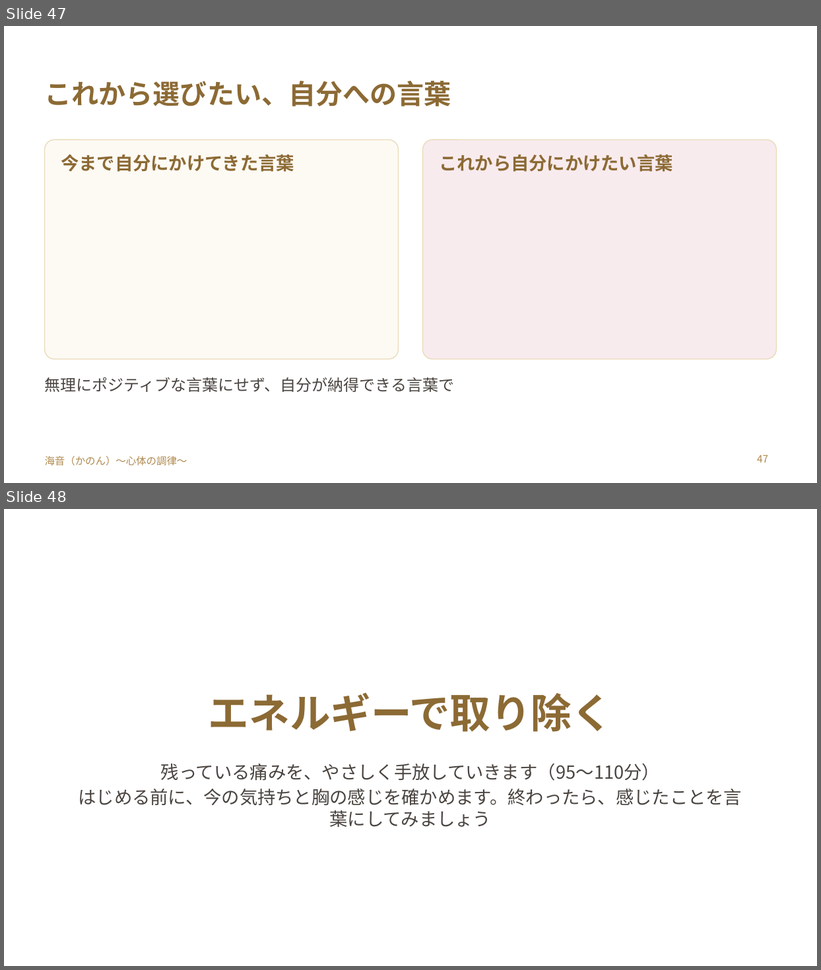
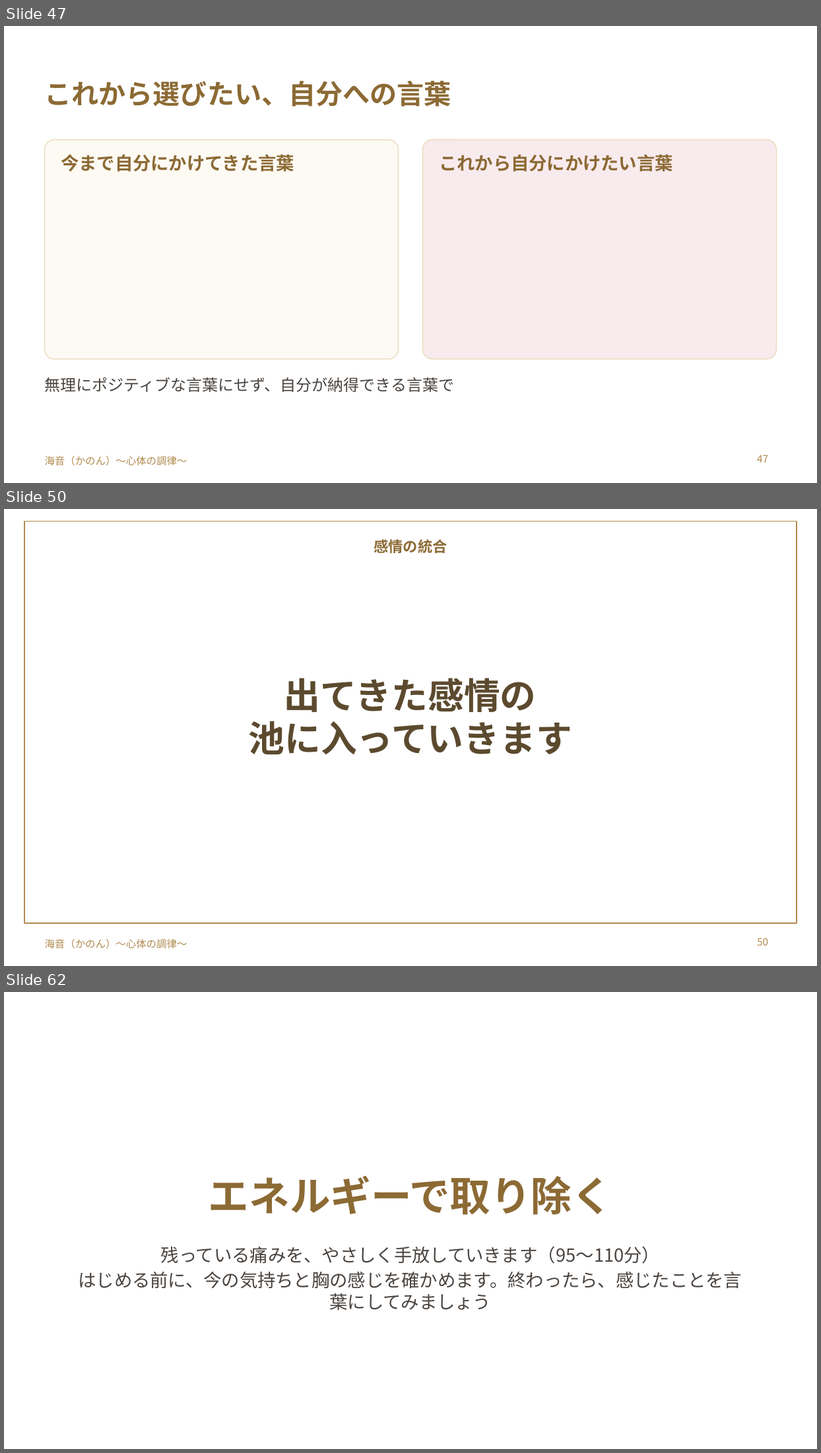
Before and after one commit to y-takahashi-cmd/MyBrain, a slide deck: 20_Projects/海音_心体の調律/タマラ/髙瀨三由紀さん/20261102_髙瀨三由紀さん_胸の奥の痛みをほどく単発セッション.pptx. Shown one above the other, each under a label of ours: slides 47 and 48 before the commit, slides 47, 50 and 62 after it; the slides between them are not shown. The pictures are 821x970 and 821x1453 pixels, drawn with LibreOffice and Linux fonts; fonts in the diff are those of the drawing; background and template pictures are left out. Boxes give left, top, right and bottom in pixels: in the first picture for what was removed or moved away, otherwise in the second. Text is boxed around its words. In the diff, an @@ line names an element or a change of style, - is before the commit and + after.

```diff
--- a/20_Projects/海音_心体の調律/タマラ/髙瀨三由紀さん/20261102_髙瀨三由紀さん_胸の奥の痛みをほどく単発セッション.pptx
+++ b/20_Projects/海音_心体の調律/タマラ/髙瀨三由紀さん/20261102_髙瀨三由紀さん_胸の奥の痛みをほどく単発セッション.pptx
@@ slide 50 added at box(4, 509, 817, 966), background picture (left out); not listed: 1 template element that a slide beside it also shows @@
@@ rectangle added at box(24, 521, 797, 923), outline #B08A4E 1 pt @@
@@ text added at box(374, 539, 448, 553), 13 pt, text #8C6A34, bold @@
+感情の統合
@@ title added at box(249, 678, 572, 755), 32 pt, text #5C4A2E, bold @@
+出てきた感情の
+池に入っていきます
@@ page number added at box(757, 938, 768, 946), 9 pt, text #B08A4E @@
+50
@@ what was slide 48 is now slide 62 @@
```
Also in this commit, not shown: 2 slides changed, 13 other slides added, 1 other file.
